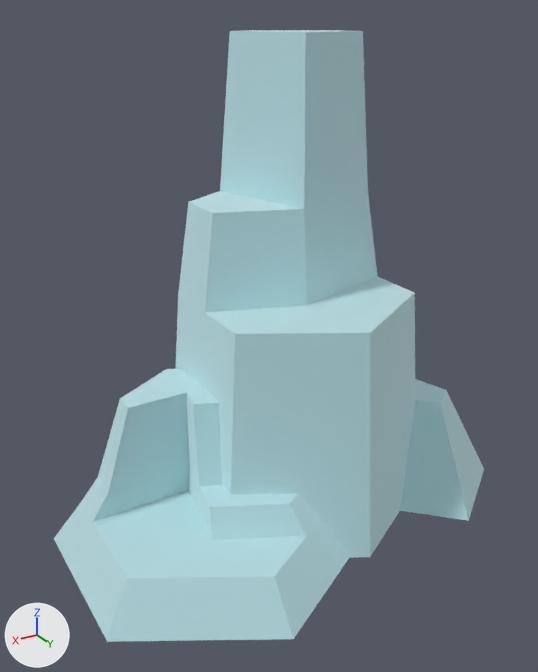
An edit to the glTF model public/models/nf2/nature/stone_tallA.glb, drawn before and after from the same camera.
Camera for both pictures: a 50 mm lens placed at (0.763, 1.188, 0.974), pointed at (0.052, 0.002, 0.381). Arrows for +X, +Y and +Z are at lower left; the lights stay in place. The older version comes first. Where no turn or scale is listed for an object, it has been applied to the vertices.

The first picture shows 'stone_tallA'.
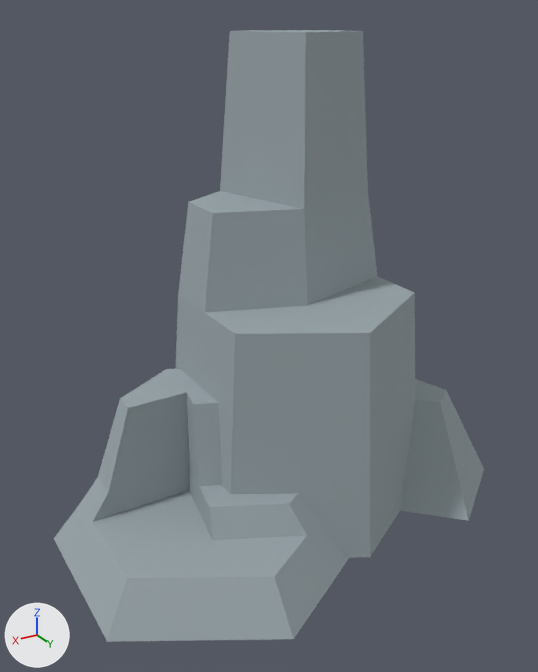
Edits to the bpy script that builds the scene:
```text
Change mat_stone:
    mat_stone.metallic: 1.0 -> 0.0
    mat_stone.base_color: (0.722, 0.886, 0.91) -> (0.323, 0.381, 0.407)  # pale blue #ddf2f5 -> grey #9aa6ab
Remove ob_tmpparent:
    ob_tmpparent = bpy.data.objects.new('tmpParent', None)
    ob_tmpparent.location = (0.0, 0.0, 0.0)
```

Changed parts and their boxes (x1, y1, x2, y2) in the pictures (538 x 672 px):
'stone_tallA', recoloured, surface changed (pale blue to grey): (54, 30, 484, 642) in both
